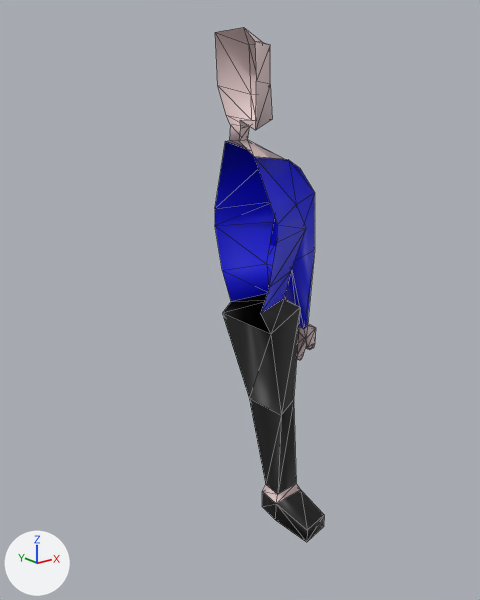
Two versions of the glTF model models/poppetjeDB.gltf, one commit apart.
Rendered twice from a camera (50 mm lens) standing at (-5.16, -6.27, 5.79) and looking at (-0.11, 0.03, 3.27). Every picture has the same lights, and +X, +Y and +Z are marked at lower left. Mesh edges are drawn as thin lines. Vertices at the same position are counted once.
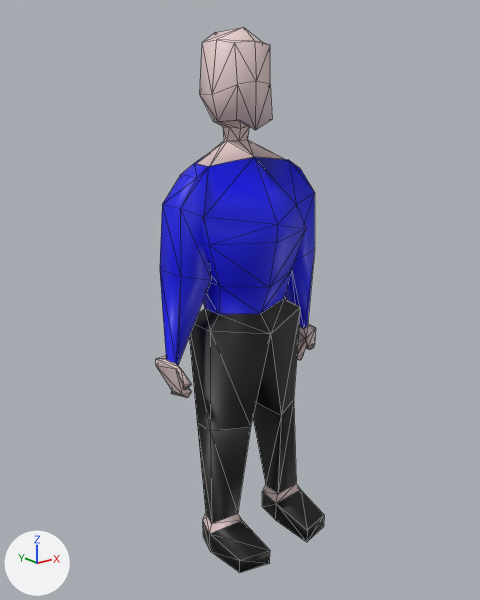
Diff of the bpy script that builds the scene:
```diff
--- a/models/poppetjeDB.gltf.py
+++ b/models/poppetjeDB.gltf.py
@@ me_cube @@
 # used by ob_cube; location = (0.0, 0.0, 0.0)
-me_cube.from_pydata(...)  # 109 vertices, 190 faces; spans x 0.0..1.21, y -0.86..0.71, z -0.05..6.49
+me_cube.from_pydata(...)  # 192 vertices, 380 faces; spans x -1.21..1.21, y -0.86..0.71, z -0.05..6.49
+# me_cube part 1
+# 83 vertices are added at x -1.21..-0.15, y -0.86..0.45, z -0.05..6.35
+# 52 new faces join them, mat_darkblue (blue #0003e7)
+# 40 new faces join them, mat_black (black #000000)
+# 98 new faces join them, mat_lightpink (white #e7cece)
 me_cube.materials.append(mat_darkblue)
```

Changed parts and their boxes [x1, y1, x2, y2] in the pictures (480 x 600 px):
'Cube', reshaped (54% wider, 6% taller): before [215, 27, 324, 542]; after [156, 27, 324, 573]
part 1 of me_cube, added: after [156, 27, 277, 573]
